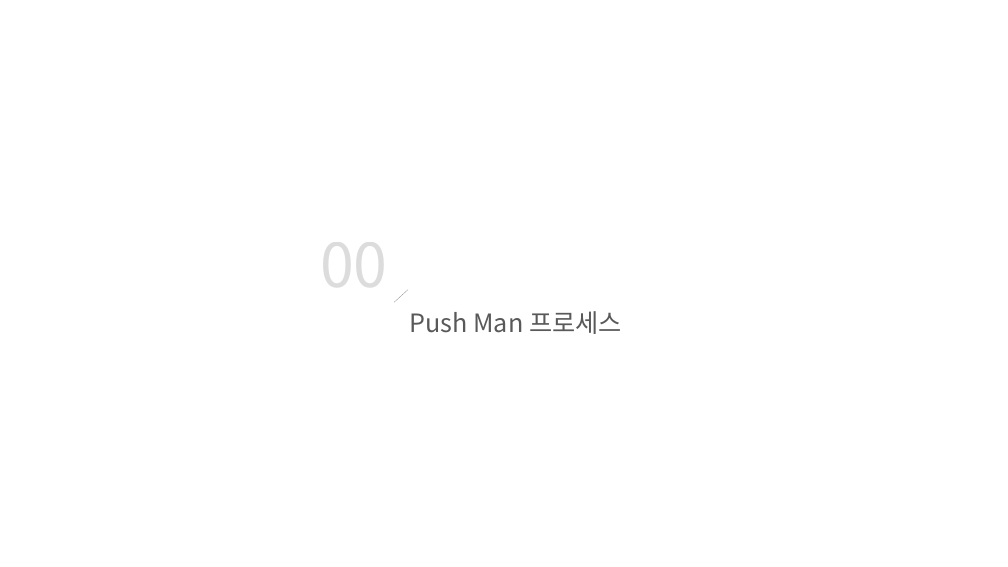
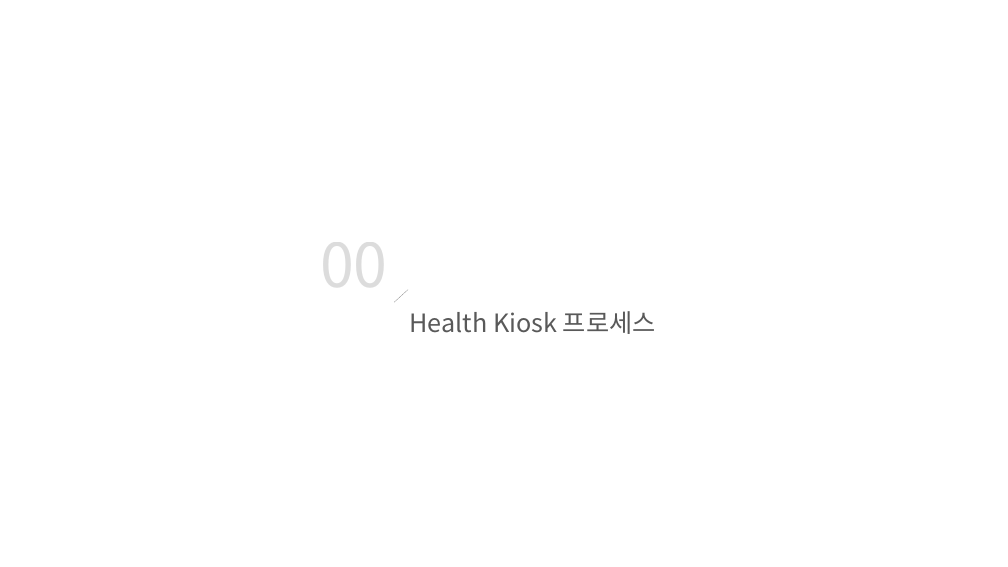
Before and after one commit to GyuminGomin/HealthKiosk, a slide deck: slide 3 of pilot project 파일/[별첨1]PushMan(Story Board_template).pptx. Drawn at 1008x567 pixels with LibreOffice and Linux fonts; fonts in the diff are those of the drawing. Boxes give left, top, right and bottom in pixels: in the first picture for what was removed or moved away, otherwise in the second. Text is boxed around its words. In the diff, an @@ line names an element or a change of style, - is before the commit and + after.

```diff
--- a/pilot project 파일/[별첨1]PushMan(Story Board_template).pptx
+++ b/pilot project 파일/[별첨1]PushMan(Story Board_template).pptx
@@ text at (x1=409, y1=311, x2=656, y2=334): text changed @@
-Push Man 프로세스
+Health Kiosk 프로세스
```
Also in this commit, not shown: 2 other slides changed, 5 other files.
